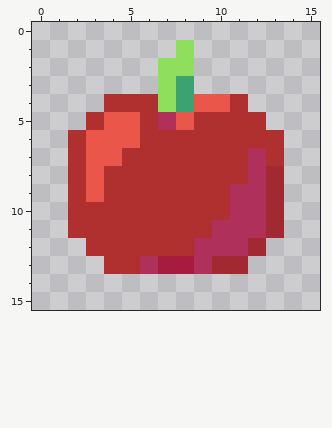
Pixel-art file: data/items/apple.aseprite. Above, as it was before the edit.
16x16 pixels, 1 frame.
The same view after the edit:
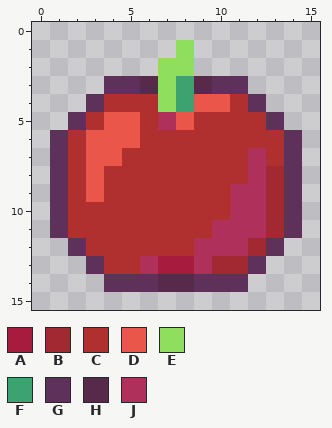
Palette (. is transparent): A #a71c3e  B #a22831  C #b03030  D #eb564b  E #8fde5d  F #3ca370  G #5e315b  H #57294b  J #b0305c
What changed:
y 3: x 4..6 ... -> GGH; x 9..11 ... -> HGG
y 4: x 3 . -> G; x 12 . -> G
y 5: x 2 . -> G; x 13 . -> G
y 6..11: x 1 . -> G; x 14 . -> G
y 12: x 2 . -> G; x 13 . -> G
y 13: x 3 . -> G; x 12 . -> G
y 14: x 4..11 ........ -> GGGHHGGG
Pixel boxes of the changes (left, top, right, bottom) in both pictures:
added: (50, 76, 302, 292)
